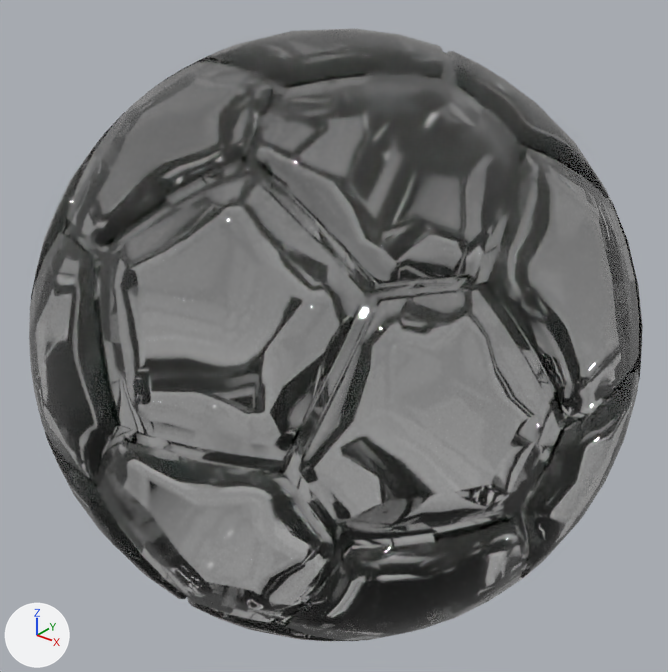
Before and after pictures for a commit that changed the glTF model static/assets/ball.gltf.
One viewpoint serves both versions: a 50 mm lens placed at (0.748, -0.938, 0.998), pointed at (-0.001, -0.002, 0.417). Arrows for +X, +Y and +Z are at lower left; the lights stay in place. The older version comes first. Where no turn or scale is listed for an object, it has been applied to the vertices.

In view in the first picture: 'Icosphere-0_n3d', 'Icosphere-1_n3d', 'Icosphere-2_n3d'.
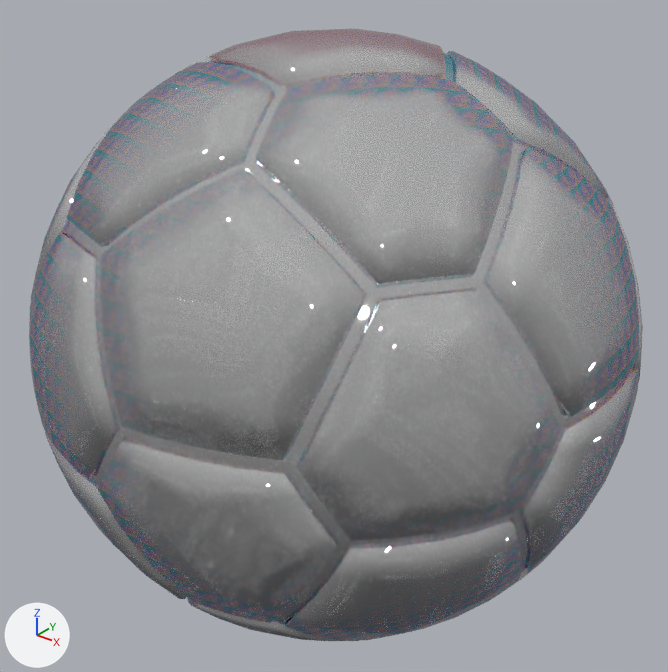
The newer file is also rescaled (x1.818), turned or shifted as a whole; pictures and numbers use the older file's frame.

What differs and where, as boxes [x1, y1, x2, y2] in the pictures (668 x 672 px):
'Icosphere-0_n3d', recoloured
    both: [29, 49, 643, 641]
'Icosphere-1_n3d', recoloured
    both: [31, 28, 639, 640]
'Icosphere-2_n3d', recoloured
    both: [61, 53, 635, 625]

Edits to the bpy script that builds the scene:
```text
Add img_texture12508:
    img_texture12508 = load_image('texture12508', 'ball_images/texture12508.jpg', 2048, 2048, 'sRGB')
Add mat_glass_material7:
    mat_glass_material7 = bpy.data.materials.new('glass_material7')
    # colours: white #ffffff
    # uses the picture img_texture12508
Change me_icosphere_0_n3d:
    where me_icosphere_0_n3d.from_pydata(...)  # 1700 vertices, 2880 faces; spans x -0.418..0.418, y -0.418..0.418, z -0.391..0.391
    remove me_icosphere_0_n3d.materials.append(mat_glass_material)  # white #ffffff
    add me_icosphere_0_n3d.materials.append(mat_glass_material7)
Change me_icosphere_1_n3d:
    where me_icosphere_1_n3d.from_pydata(...)  # 852 vertices, 1440 faces; spans x -0.414..0.414, y -0.413..0.413, z -0.419..0.419
    remove me_icosphere_1_n3d.materials.append(mat_glass_material)  # white #ffffff
    add me_icosphere_1_n3d.materials.append(mat_glass_material7)
Change me_icosphere_2_n3d:
    where me_icosphere_2_n3d.from_pydata(...)  # 2490 vertices, 4320 faces; spans x -0.41..0.41, y -0.412..0.412, z -0.391..0.391
    remove me_icosphere_2_n3d.materials.append(mat_glass_material)  # white #ffffff
    add me_icosphere_2_n3d.materials.append(mat_glass_material7)
```
